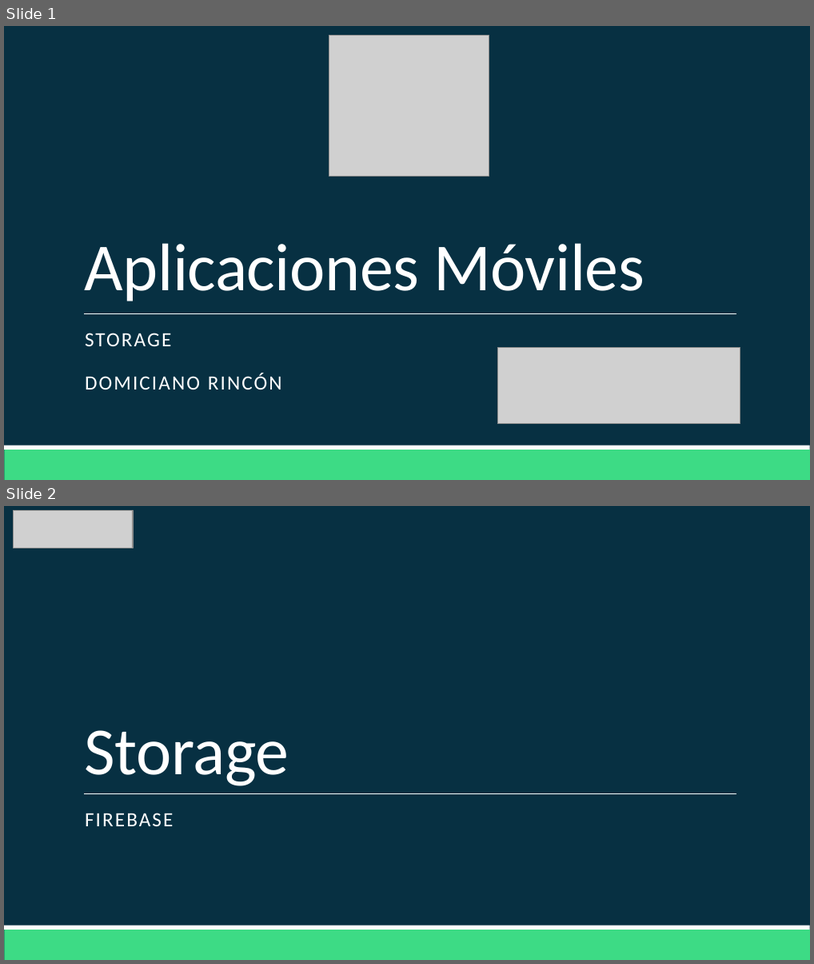
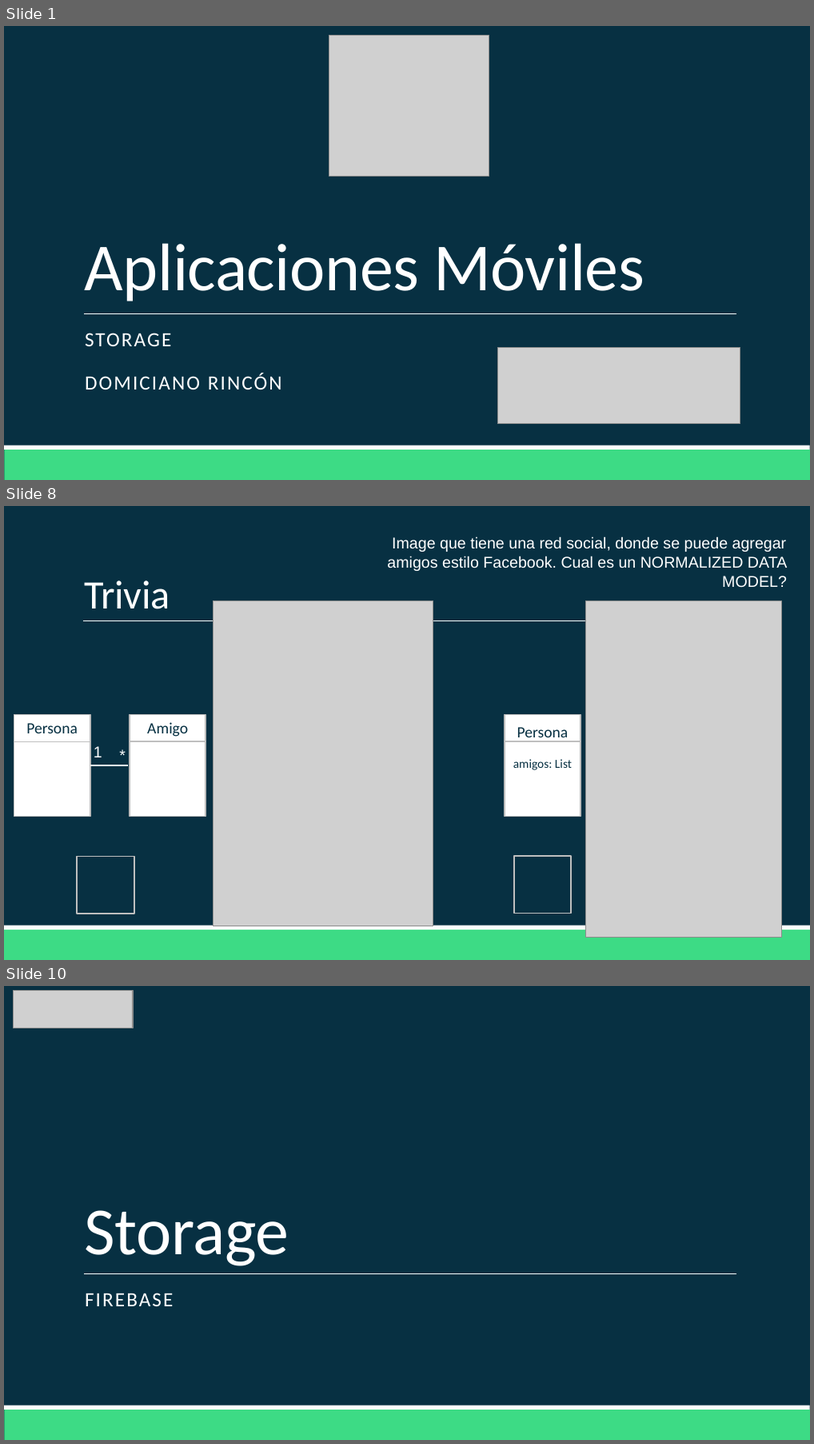
Before and after one commit to Domiciano/AppMoviles201, a slide deck: Clase 13/Clase 13.pptx. Shown one above the other, each under a label of ours: slides 1 and 2 before the commit, slides 1, 8 and 10 after it; the slides between them are not shown. The pictures are 814x964 and 814x1444 pixels, drawn with LibreOffice and Linux fonts; fonts in the diff are those of the drawing; grey boxes stand for pictures. Boxes give left, top, right and bottom in pixels: in the first picture for what was removed or moved away, otherwise in the second. Text is boxed around its words. In the diff, an @@ line names an element or a change of style, - is before the commit and + after.

```diff
--- a/Clase 13/Clase 13.pptx
+++ b/Clase 13/Clase 13.pptx
@@ slide 8 added at (4,506,810,960), background #073042; not listed: 2 template elements that a slide beside it also shows @@
@@ text added at (387,536,787,587), 14 pt, text #FFFFFF @@
+Image que tiene una red social, donde se puede agregar amigos estilo Facebook. Cual es un NORMALIZED DATA MODEL?
@@ title added at (85,580,170,609), 36 pt, text #FFFFFF @@
+Trivia
@@ picture added at (214,601,434,926) @@
@@ picture added at (586,601,782,936) @@
@@ line added from (83, 621) to (742, 621), #FFFFFF 0.5 pt @@
@@ rectangle added at (14,715,90,816), fill #FFFFFF, outline #BDBDBD 1.25 pt, 14 pt, text #073042 @@
+Persona
@@ rectangle added at (130,715,206,816), fill #FFFFFF, outline #BDBDBD 1.25 pt, 14 pt, text #073042 @@
+Amigo
@@ rectangle added at (505,715,581,816), fill #FFFFFF, outline #BDBDBD 1.25 pt, 11 pt, text #073042 @@
+Persona
+amigos: List
@@ line added from (14, 741) to (90, 741), #BFBFBF 1 pt @@
@@ text added at (112,741,134,769), 14 pt, text #FFFFFF @@
+*
@@ line added from (130, 741) to (206, 741), #BFBFBF 1 pt @@
@@ line added from (505, 741) to (582, 741), #BFBFBF 1 pt @@
@@ line added from (90, 766) to (128, 766), #FFFFFF 1 pt @@
@@ text added at (94,746,102,757), 14 pt, text #FFFFFF @@
+1
@@ rectangle added at (78,856,134,913), outline #BFBFBF 1.25 pt @@
@@ rectangle added at (514,856,572,913), outline #BFBFBF 1.25 pt @@
@@ what was slide 2 is now slide 10 @@
```
Also in this commit, not shown: 11 other slides added, 49 other files.
